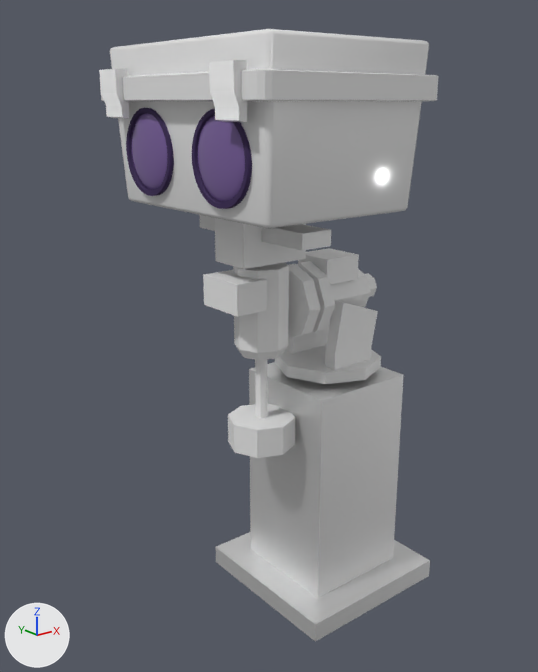
A saved change to the glTF model assets/unit.glb.
Camera for both pictures: a 50 mm lens placed at (-5.41, -5.75, 5.44), pointed at (-0.68, 0.16, 3.07). The lights are fixed; the arrows at lower left show +X, +Y and +Z. Where no turn or scale is listed for an object, it has been applied to the vertices. Vertices at the same position are counted once.
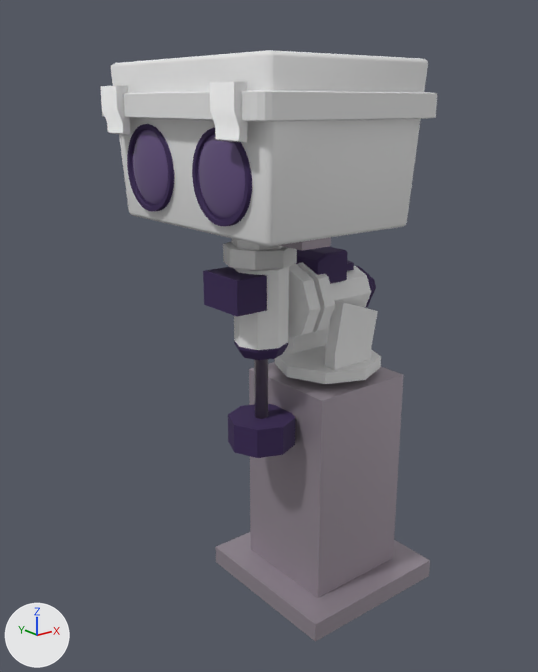
Pixel boxes [x1, y1, x2, y2] of what changed, in the pictures (538 x 672 px; the box of a moved part takes in the faces that stretch with it):
'Cube.005', mesh moved: before [110, 29, 429, 228]; after [111, 50, 428, 247]
'Cube.007', recoloured: [215, 362, 430, 642] in both
'Cube.009', mesh moved: before [100, 69, 438, 101]; after [101, 90, 437, 122]
'Cylinder', reshaped: before [203, 263, 321, 458]; after [203, 264, 321, 458]
'Sphere', reshaped: before [131, 113, 245, 201]; after [132, 130, 245, 219]
'Cube.010', mesh moved: before [99, 60, 247, 123]; after [100, 82, 247, 143]
'Cylinder.011', mesh moved: before [126, 108, 252, 209]; after [127, 124, 252, 226]
'Cylinder.002', reshaped: before [297, 248, 377, 332]; after [296, 247, 376, 332]
'Cube.004', reshaped: before [215, 218, 306, 269]; after [223, 238, 297, 270]
'Cube.003', recoloured: [199, 215, 331, 251] in both
part 1 of me_cylinder_002, added: after [347, 260, 354, 271]
part 2 of me_cylinder_002, rebuilt: before [298, 248, 359, 284]; after [296, 247, 348, 284]
part 3 of me_cylinder_002, moved or reshaped: before [330, 269, 377, 307]; after [330, 266, 376, 307]
part 4 of me_cylinder, built on: before [255, 360, 268, 418]; after [234, 266, 289, 419]
part 5 of me_cylinder, moved or reshaped: before [203, 270, 267, 317]; after [203, 267, 267, 317]
part 6 of me_cylinder, recoloured (grey to purple): [228, 346, 295, 458] in both
part 11 of me_cylinder_009, moved or reshaped: before [196, 114, 252, 209]; after [197, 133, 238, 221]
part 12 of me_cylinder_009, moved or reshaped: before [130, 112, 174, 195]; after [131, 129, 159, 207]
part 14 of me_sphere, moved or reshaped: before [131, 113, 167, 189]; after [132, 130, 168, 204]
part 15 of me_sphere, moved or reshaped: before [197, 116, 245, 201]; after [198, 134, 245, 219]

Diff of the bpy script that builds the scene:
```diff
--- a/assets/unit.glb.py
+++ b/assets/unit.glb.py
@@ me_cube_010 @@
 me_cube_010.from_pydata(...)  # 16 vertices, 24 faces; spans x -0.92..0.92, y -0.92..0.92, z 0.0..2.56
-me_cube_010.materials.append(mat_material_007)  # white #e7e7e7
+me_cube_010.materials.append(mat_metal_dull)  # grey #aca1ac
@@ me_cylinder_002 @@
-me_cylinder_002.from_pydata(...)  # 64 vertices, 120 faces; spans x -0.059..0.964, y -0.394..0.394, z -0.395..0.439
+me_cylinder_002.from_pydata(...)  # 124 vertices, 236 faces; spans x -0.059..0.974, y -0.394..0.394, z -0.395..0.502
+# me_cylinder_002 part 1: a new loose piece, a 5-sided cylinder along z spanning x 0.45..0.673, y -0.095..0.117, z 0.242..0.321, in mat_dark_plastic (dark purple #352052)
+# me_cylinder_002 part 2: the loose piece of 8 vertices spanning x 0.113..0.567, y -0.227..0.227, z 0.172..0.439 is rebuilt with 40 vertices and now spans x -0.019..0.419, y -0.227..0.227, z 0.172..0.502, in mat_dark_plastic (dark purple #352052)
+# me_cylinder_002 part 3: 17 vertices moved from x 0.747..0.964, y -0.253..0.253, z -0.254..0.252 to x 0.754..0.881, y -0.253..0.253, z -0.254..0.252; 15 vertices removed from x 0.834..0.964, y -0.165..0.165, z -0.166..0.165; 31 vertices added at x 0.794..0.974, y -0.253..0.253, z -0.254..0.252
+me_cylinder_002.materials.append(mat_dark_plastic)  # dark purple #352052
+me_cylinder_002.materials.append(mat_plastic)  # white #e7e7e7
@@ me_cylinder @@
-me_cylinder.from_pydata(...)  # 96 vertices, 180 faces; spans x -0.49..0.47, y -0.39..0.39, z -1.63..0.44
+me_cylinder.from_pydata(...)  # 120 vertices, 228 faces; spans x -0.49..0.47, y -0.39..0.39, z -1.63..0.44
+# me_cylinder part 4: 6 vertices removed from x -0.05..0.08, y -0.06..0.06, z -0.49; 22 vertices added at x -0.26..0.29, y -0.28..0.28, z -1.19..-0.36
+# me_cylinder part 5: 4 vertices moved from x -0.49..-0.13, y -0.28..0.28, z 0.36 to x -0.49..-0.13, y -0.28..0.28, z 0.4
+# me_cylinder part 6: 69 faces spanning x -0.49..0.37, y -0.36..0.36, z -1.5..0.4 switch from mat_material (white #e7e7e7) to mat_dark_plastic (dark purple #352052)
+me_cylinder.materials.append(mat_plastic)  # white #e7e7e7
+me_cylinder.materials.append(mat_metal)  # grey #aca1ac
@@ me_cube_003 @@
 me_cube_003.from_pydata(...)  # 8 vertices, 12 faces; spans x -0.16..0.19, y -0.82..0.82, z -0.99..-0.84
-me_cube_003.materials.append(mat_material_007)  # white #e7e7e7
+me_cube_003.materials.append(mat_metal_dull)  # grey #aca1ac
@@ me_cube_004 @@
-me_cube_004.from_pydata(...)  # 8 vertices, 12 faces; spans x -0.369..0.398, y -0.234..0.234, z -1.232..-0.765
+me_cube_004.from_pydata(...)  # 44 vertices, 98 faces; spans x -0.365..0.365, y -0.365..0.365, z -1.253..-0.864
+# me_cube_004 part 7: the whole mesh is rebuilt
+me_cube_004.materials.append(mat_plastic)  # white #e7e7e7
@@ me_cube_011 @@
 me_cube_011.from_pydata(...)  # 56 vertices, 108 faces; spans x -0.88..0.91, y -1.25..1.25, z -0.7..0.77
-me_cube_011.materials.append(mat_material_006)  # white #e7e7e7
+# me_cube_011 part 8: the whole mesh is moved by (0.0, 0.0, -0.15)
+me_cube_011.materials.append(mat_plastic)  # white #e7e7e7
@@ me_cube_012 @@
 me_cube_012.from_pydata(...)  # 96 vertices, 188 faces; spans x -1.0..1.03, y -1.31..1.31, z 0.27..0.49
-me_cube_012.materials.append(mat_material_005)  # white #e7e7e7
+# me_cube_012 part 9: the whole mesh is moved by (0.0, 0.0, -0.15)
+me_cube_012.materials.append(mat_plastic)  # white #e7e7e7
@@ me_cube_013 @@
 me_cube_013.from_pydata(...)  # 40 vertices, 72 faces; spans x -1.07..-0.95, y -1.07..1.07, z 0.11..0.55
+# me_cube_013 part 10: the whole mesh is moved by (0.0, 0.0, -0.15)
 me_cube_013.materials.append(mat_material_005)
@@ me_cylinder_009 @@
 me_cylinder_009.from_pydata(...)  # 128 vertices, 248 faces; spans x -0.86..-0.77, y -0.98..0.98, z -0.59..0.21
+# me_cylinder_009 part 11: the loose piece of 64 vertices spanning x -0.86..-0.77, y -0.98..-0.18, z -0.59..0.21 is scaled about its middle by (1, 0.951, 0.951), then moved by (0.0, 0.0, -0.15)
+# me_cylinder_009 part 12: the loose piece of 64 vertices spanning x -0.86..-0.77, y 0.18..0.98, z -0.59..0.21 is scaled about its middle by (1, 0.951, 0.951), then moved by (0.0, 0.0, -0.15)
 me_cylinder_009.materials.append(mat_material_004)
@@ me_cylinder_012 @@
 me_cylinder_012.from_pydata(...)  # 256 vertices, 512 faces; spans x -0.88..-0.66, y -0.98..0.98, z -0.59..0.21
+# me_cylinder_012 part 13: the whole mesh is moved by (0.0, 0.0, -0.15)
 me_cylinder_012.materials.append(mat_material_004)
@@ me_sphere @@
-me_sphere.from_pydata(...)  # 514 vertices, 960 faces; spans x -0.91..-0.83, y -0.95..0.95, z -0.55..0.19
+me_sphere.from_pydata(...)  # 514 vertices, 960 faces; spans x -0.91..-0.83, y -0.95..0.95, z -0.69..0.04
+# me_sphere part 14: the loose piece of 257 vertices spanning x -0.91..-0.83, y 0.21..0.95, z -0.55..0.19 is moved by (0.0, 0.0, -0.15)
+# me_sphere part 15: 257 of 514 vertices moved; they spanned x -0.91..-0.83, y -0.95..-0.21, z -0.55..0.19 and now span x -0.91..-0.83, y -0.95..-0.21, z -0.69..0.04; mean shift (0.0, 0.0, -0.15); largest move (-0.91, -0.57, -0.25) -> (-0.9, -0.55, -0.46)
 me_sphere.materials.append(mat_material_001)
```
